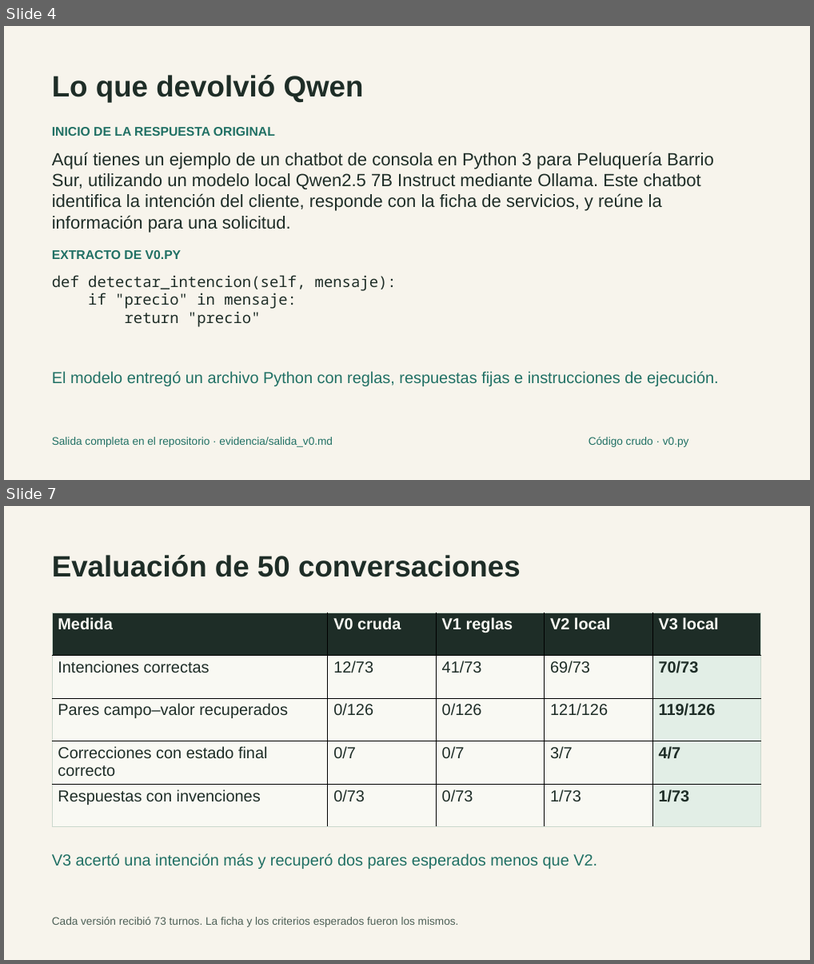
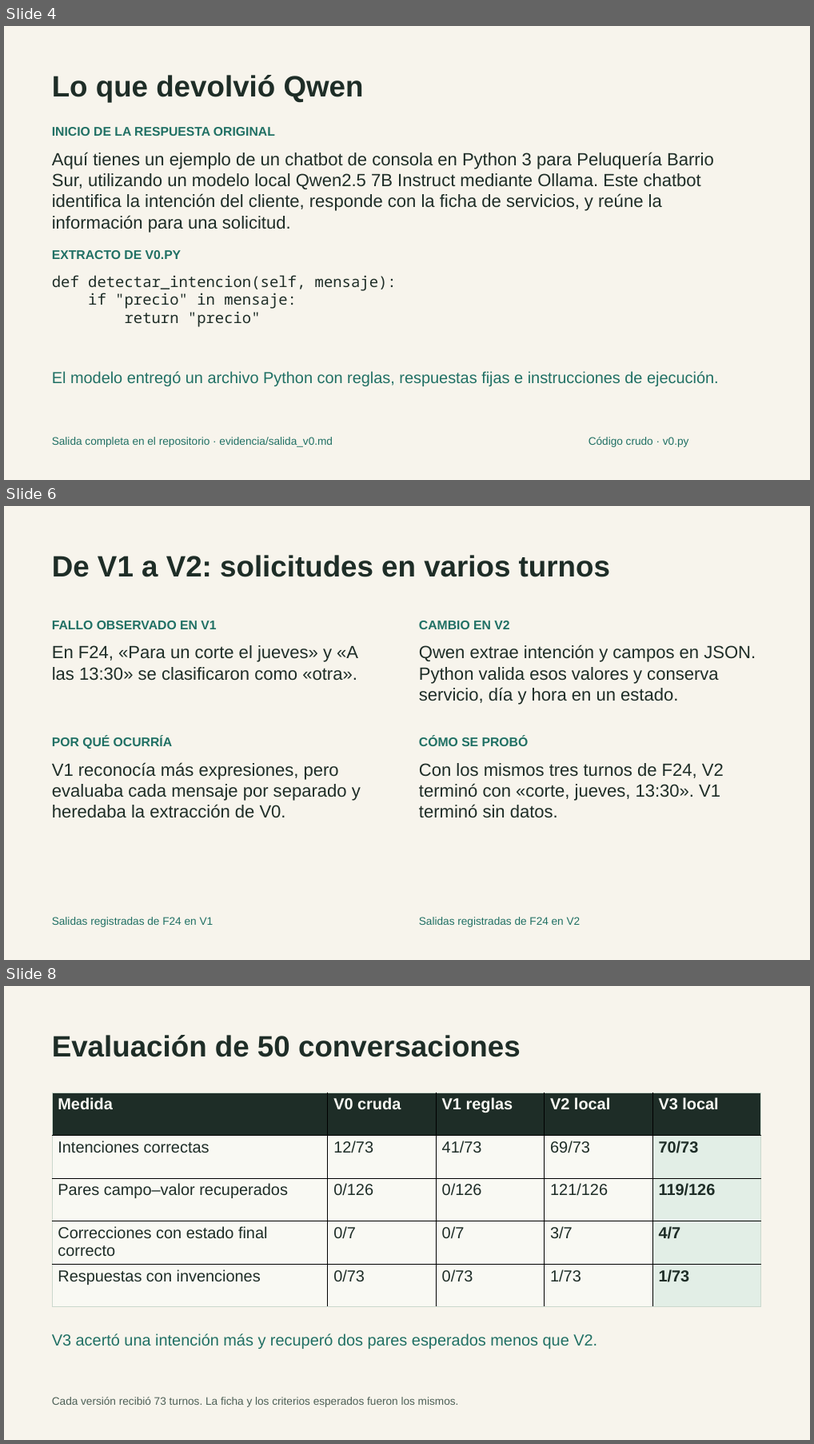
Before and after one commit to skratttt/langchi-peluqueria, a slide deck: presentacion/Defensa_LangChi.pptx. Shown one above the other, each under a label of ours: slides 4 and 7 before the commit, slides 4, 6 and 8 after it; the slides between them are not shown. The pictures are 814x964 and 814x1444 pixels, drawn with LibreOffice and Linux fonts; fonts in the diff are those of the drawing. Boxes give left, top, right and bottom in pixels: in the first picture for what was removed or moved away, otherwise in the second. Text is boxed around its words. In the diff, an @@ line names an element or a change of style, - is before the commit and + after.

Commit message:
Documenta fallos, correcciones y pruebas de cada version

```diff
--- a/presentacion/Defensa_LangChi.pptx
+++ b/presentacion/Defensa_LangChi.pptx
@@ slide 6 added at bbox=[4, 506, 810, 960], background #F7F4EC @@
@@ text added at bbox=[52, 555, 610, 577], 35 pt, text #1E2D27, bold @@
+De V1 a V2: solicitudes en varios turnos
@@ text added at bbox=[52, 620, 216, 629], 15 pt, text #207064, bold @@
+FALLO OBSERVADO EN V1
@@ text added at bbox=[419, 620, 510, 629], 15 pt, text #207064, bold @@
+CAMBIO EN V2
@@ text added at bbox=[52, 645, 358, 680], 21 pt, text #1E2D27 @@
+En F24, «Para un corte el jueves» y «A las 13:30» se clasificaron como «otra».
@@ text added at bbox=[419, 644, 756, 704], 21 pt, text #1E2D27 @@
+Qwen extrae intención y campos en JSON. Python valida esos valores y conserva servicio, día y hora en un estado.
@@ text added at bbox=[52, 736, 172, 748], 15 pt, text #207064, bold @@
+POR QUÉ OCURRÍA
@@ text added at bbox=[419, 736, 529, 746], 15 pt, text #207064, bold @@
+CÓMO SE PROBÓ
@@ text added at bbox=[52, 762, 361, 818], 21 pt, text #1E2D27 @@
+V1 reconocía más expresiones, pero evaluaba cada mensaje por separado y heredaba la extracción de V0.
@@ text added at bbox=[419, 763, 724, 818], 21 pt, text #1E2D27 @@
+Con los mismos tres turnos de F24, V2 terminó con «corte, jueves, 13:30». V1 terminó sin datos.
@@ text added at bbox=[52, 916, 214, 927], 13 pt, text #207064 @@
+Salidas registradas de F24 en V1
@@ text added at bbox=[419, 916, 581, 927], 13 pt, text #207064 @@
+Salidas registradas de F24 en V2
@@ what was slide 7 is now slide 8 @@
```
Also in this commit, not shown: 1 slide changed, 2 other slides added, 2 slides removed, 1 other file.
